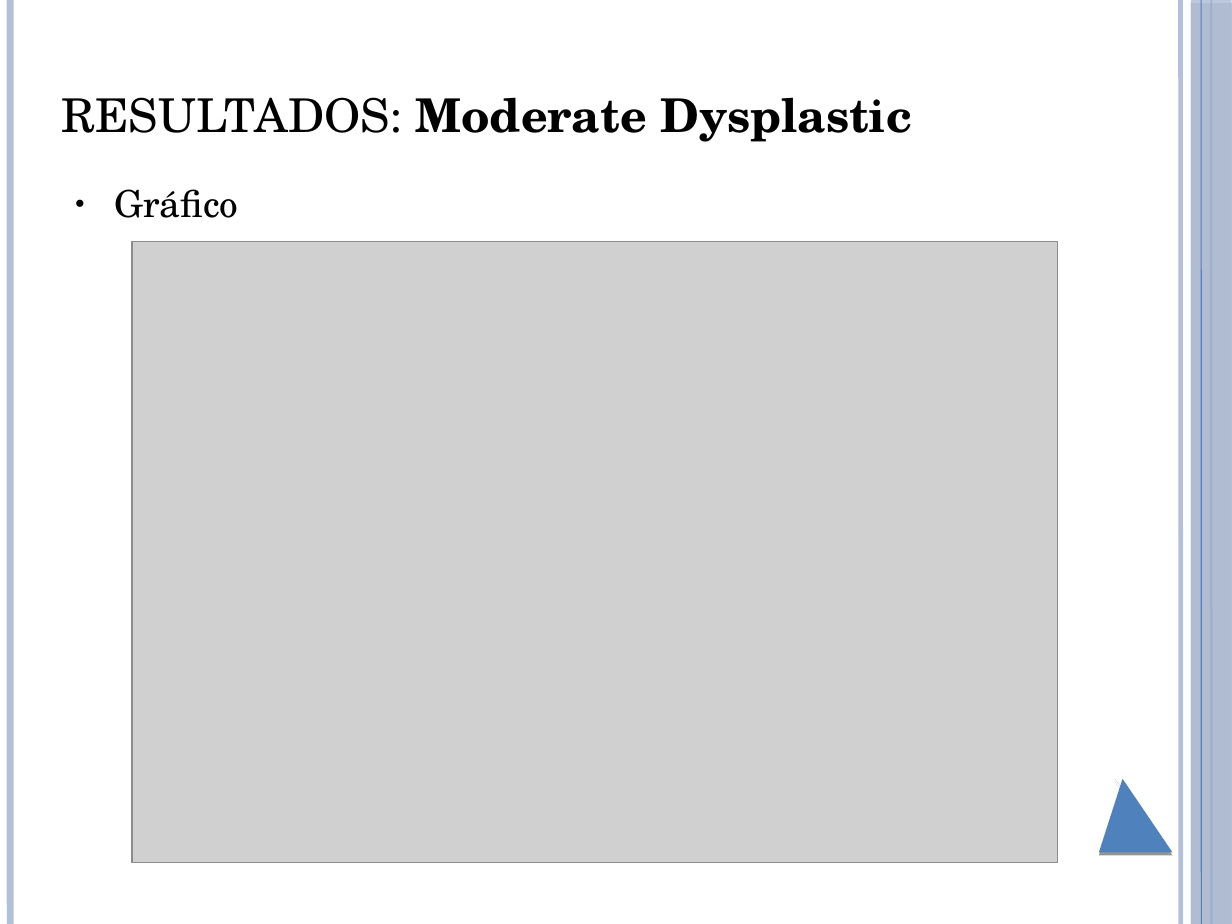
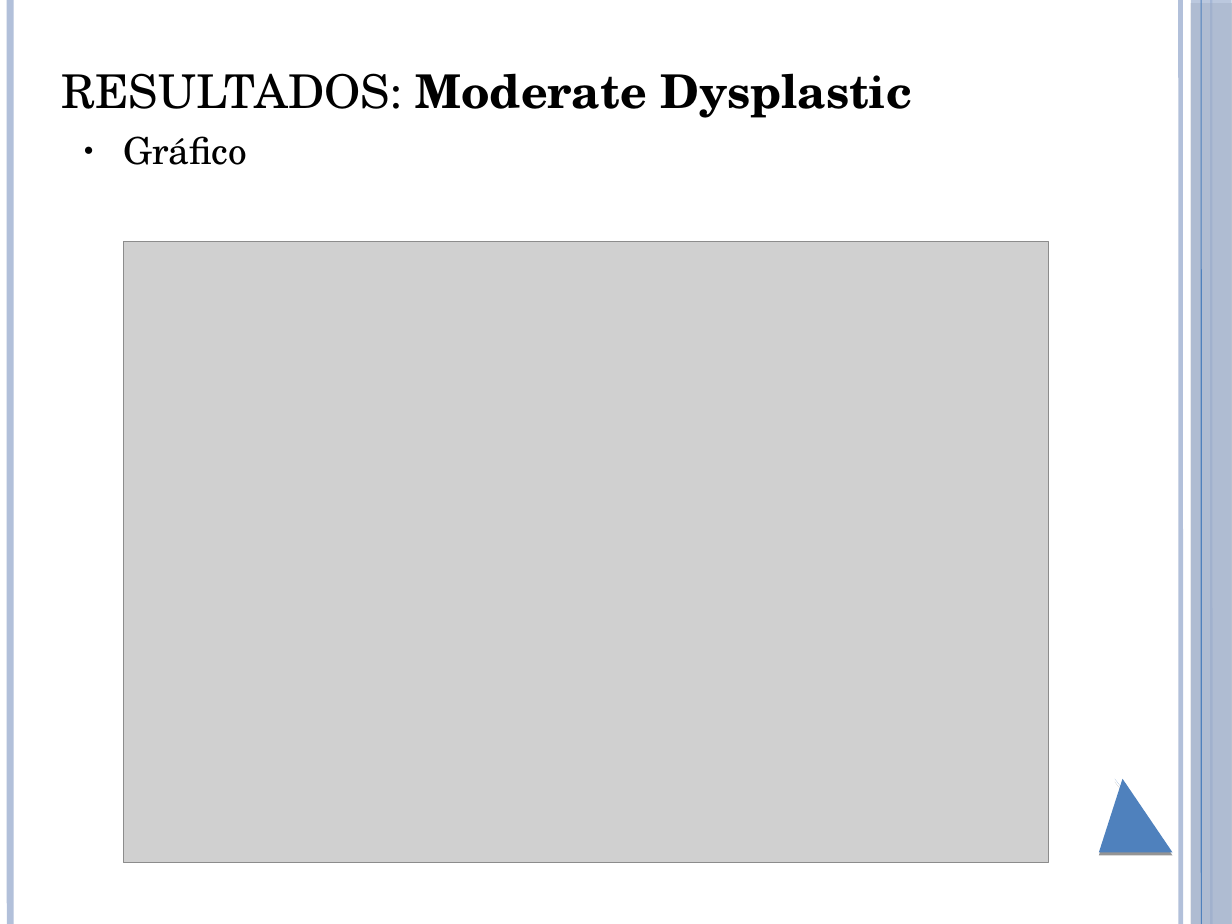
Before and after one commit to brunoliveira8/pdi, a slide deck: slide 19 of trabalho 6/apresentacao.pptx (slide 18 before the commit). Drawn at 1232x924 pixels with LibreOffice and Linux fonts; fonts in the diff are those of the drawing; grey boxes stand for pictures. Boxes give left, top, right and bottom in pixels: in the first picture for what was removed or moved away, otherwise in the second. Text is boxed around its words. In the diff, an @@ line names an element or a change of style, - is before the commit and + after.

```diff
--- a/trabalho 6/apresentacao.pptx
+++ b/trabalho 6/apresentacao.pptx
@@ title "RESULTADOS: Moderate Dysplastic" moved from (x1=62, y1=97, x2=912, y2=142) to (x1=62, y1=73, x2=912, y2=118) @@
@@ text "Gráfico" moved from (x1=114, y1=189, x2=238, y2=218) to (x1=123, y1=136, x2=247, y2=165) @@
@@ picture moved from (x1=132, y1=241, x2=1058, y2=863) to (x1=123, y1=241, x2=1049, y2=863) @@
```
Also in this commit, not shown: 11 other slides changed, 3 slides added, 3 other files.
